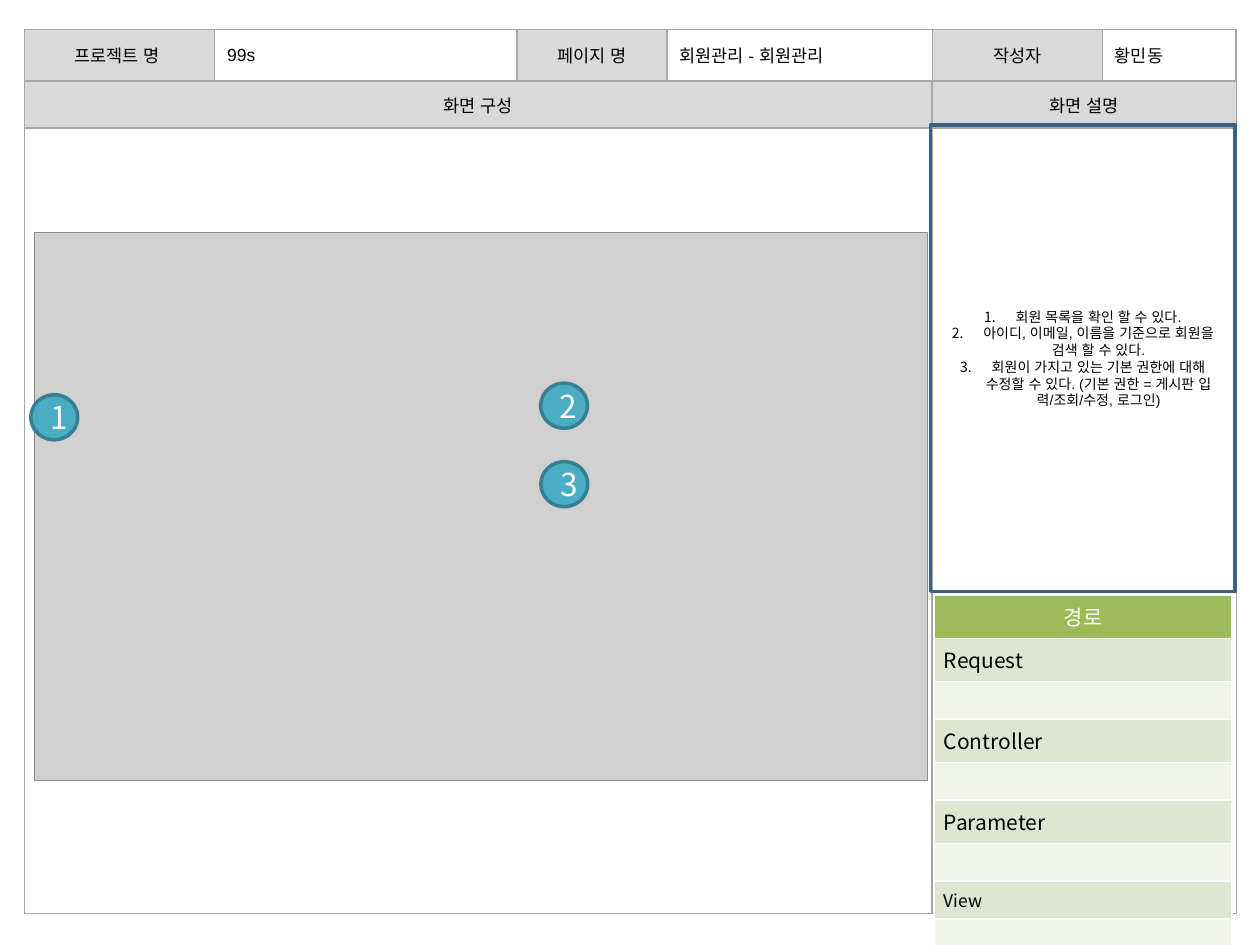
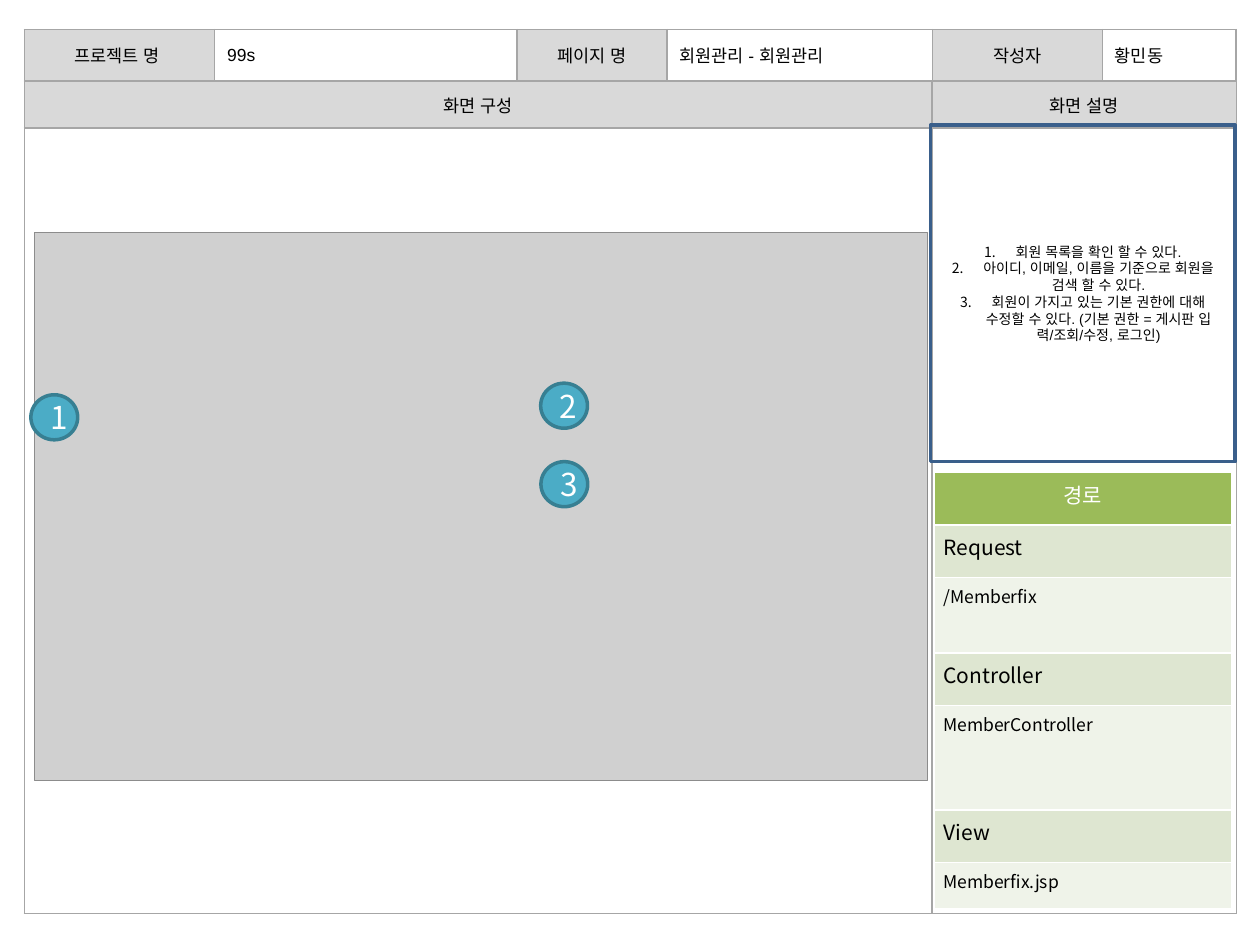
Before and after one commit to banana1531/ggs, a slide deck: slide 9 of doc/0.공용폴더/07 스토리보드/스토리보드 - 관리자 페이지.pptx. Drawn at 1260x945 pixels with LibreOffice and Linux fonts; fonts in the diff are those of the drawing; grey boxes stand for pictures. Boxes give left, top, right and bottom in pixels: in the first picture for what was removed or moved away, otherwise in the second. Text is boxed around its words. In the diff, an @@ line names an element or a change of style, - is before the commit and + after.

```diff
--- a/doc/0.공용폴더/07 스토리보드/스토리보드 - 관리자 페이지.pptx
+++ b/doc/0.공용폴더/07 스토리보드/스토리보드 - 관리자 페이지.pptx
@@ rectangle "회원 목록을 확인 할 수 ...": place and size @@
-rectangle "회원 목록을 확인 할 수 ..." at (930, 125, 1235, 591)
+rectangle "회원 목록을 확인 할 수 ..." at (930, 125, 1235, 461)
@@ table at (934, 472, 1231, 908) @@
-row 3, column 1: 
+row 3, column 1: /Memberfix
-row 5: 
-row 6: Parameter
-row 7: 
+row 5: MemberController
-row 7, column 1: 
+row 7, column 1: Memberfix.jsp
@@ table: place and size @@
-table at (935, 595, 1232, 914)
+table at (934, 472, 1231, 908)
```
Also in this commit, not shown: 11 other slides changed.
